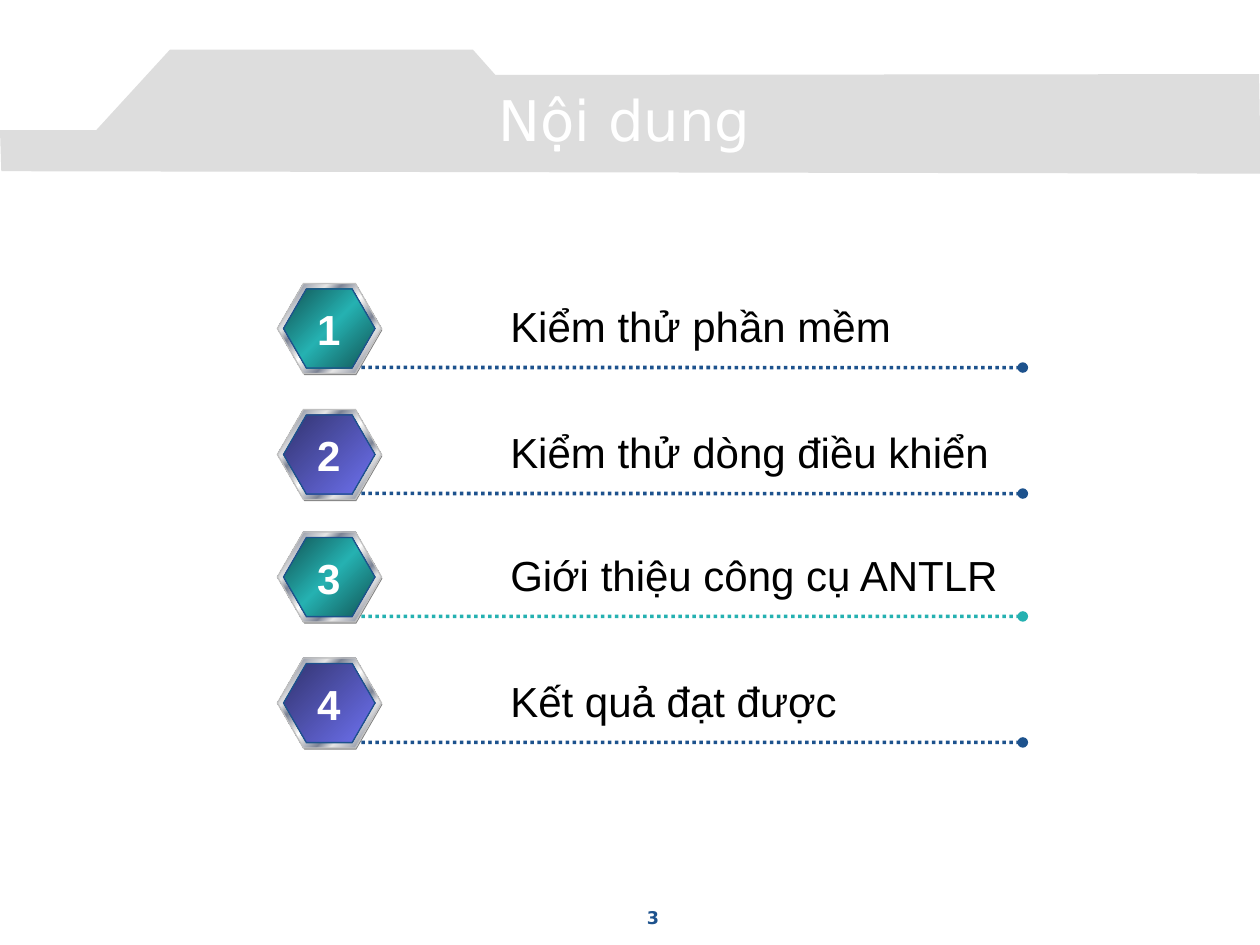
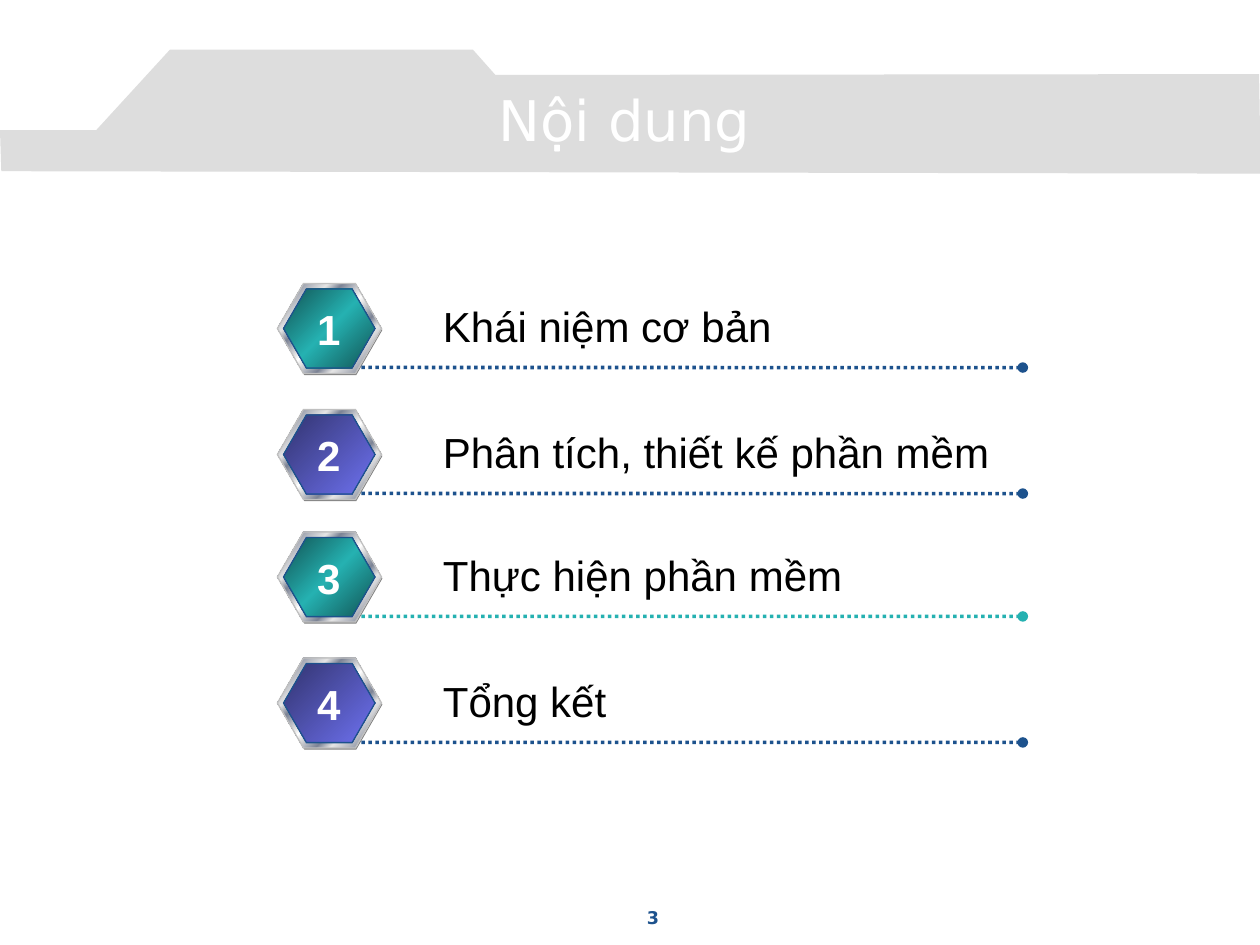
Before and after one commit to congcuong-cse/autotesting-lvtn, a slide deck: slide 3 of Document/Presentation.pptx. Drawn at 1260x945 pixels with LibreOffice and Linux fonts; fonts in the diff are those of the drawing; background and template pictures are left out. Boxes give left, top, right and bottom in pixels: in the first picture for what was removed or moved away, otherwise in the second. Text is boxed around its words. In the diff, an @@ line names an element or a change of style, - is before the commit and + after.

```diff
--- a/Document/Presentation.pptx
+++ b/Document/Presentation.pptx
@@ text at (x1=443, y1=310, x2=771, y2=349): text changed @@
-Kiểm thử phần mềm
+Khái niệm cơ bản
@@ text at (x1=443, y1=435, x2=989, y2=476): text changed @@
-Kiểm thử dòng điều khiển
+Phân tích, thiết kế phần mềm
@@ text at (x1=443, y1=558, x2=842, y2=599): text changed @@
-Giới thiệu công cụ ANTLR
+Thực hiện phần mềm
@@ text at (x1=443, y1=683, x2=606, y2=725): text changed @@
-Kết quả đạt được
+Tổng kết
```
Also in this commit, not shown: 8 other slides changed, 3 slides added, 3 slides removed, 1 other file.
